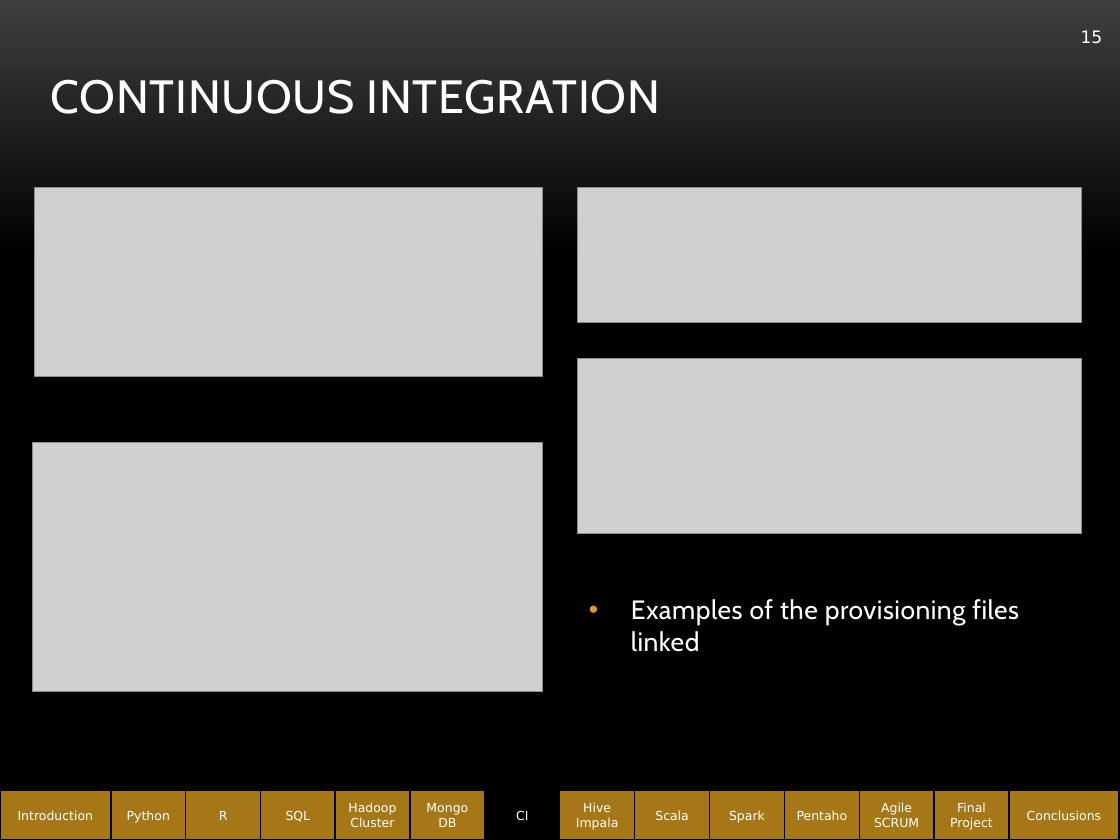
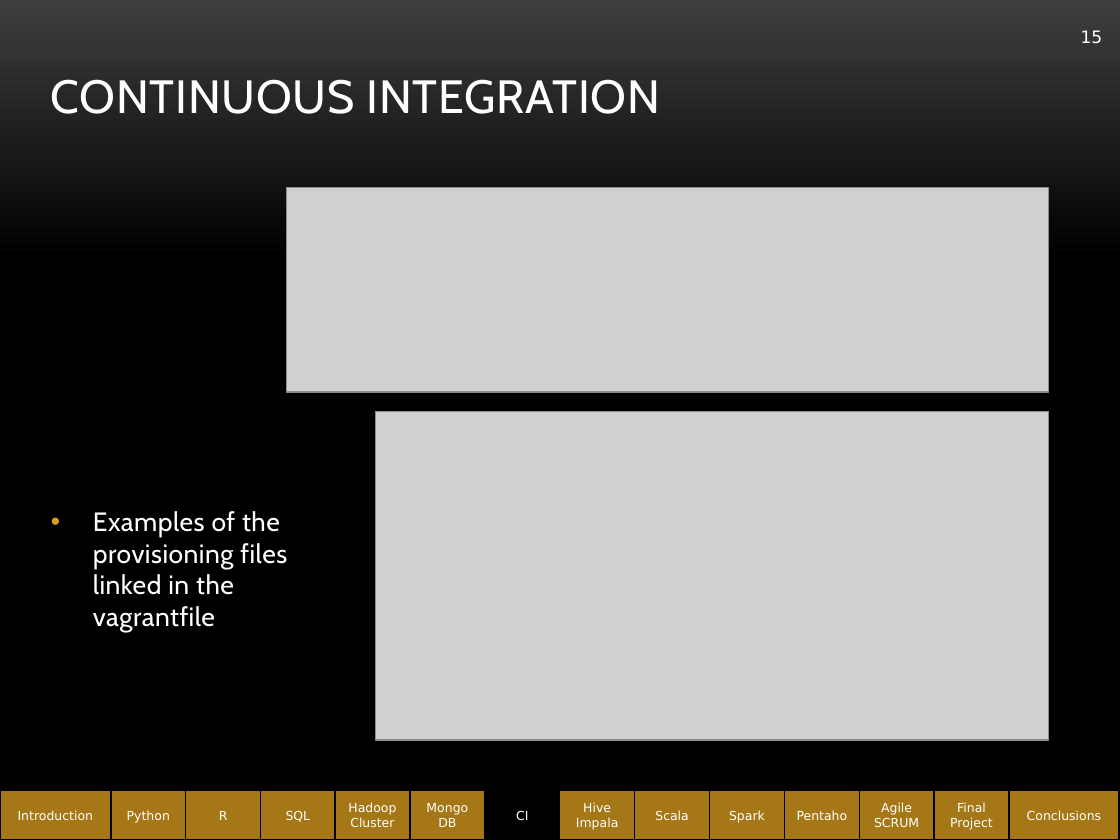
Before and after one commit to abe1ge/teletubbiesQAC, a slide deck: slide 15 of FinalPresentation.pptx. Drawn at 1120x840 pixels with LibreOffice and Linux fonts; fonts in the diff are those of the drawing; grey boxes stand for pictures; background and template pictures are left out. Boxes give left, top, right and bottom in pixels: in the first picture for what was removed or moved away, otherwise in the second. Text is boxed around its words. In the diff, an @@ line names an element or a change of style, - is before the commit and + after.

```diff
--- a/FinalPresentation.pptx
+++ b/FinalPresentation.pptx
@@ picture removed at <box>35,188,543,377</box> @@
@@ picture: place and size @@
-picture at <box>578,188,1082,324</box>
+picture at <box>287,188,1049,392</box>
@@ picture removed at <box>578,358,1082,534</box> @@
@@ picture: place and size @@
-picture at <box>32,442,542,691</box>
+picture at <box>375,411,1048,740</box>
@@ text at <box>93,511,287,632</box>: text changed @@
-• Examples of the provisioning files linked
+• Examples of the provisioning files linked in the vagrantfile
```
Also in this commit, not shown: 16 other slides changed.
